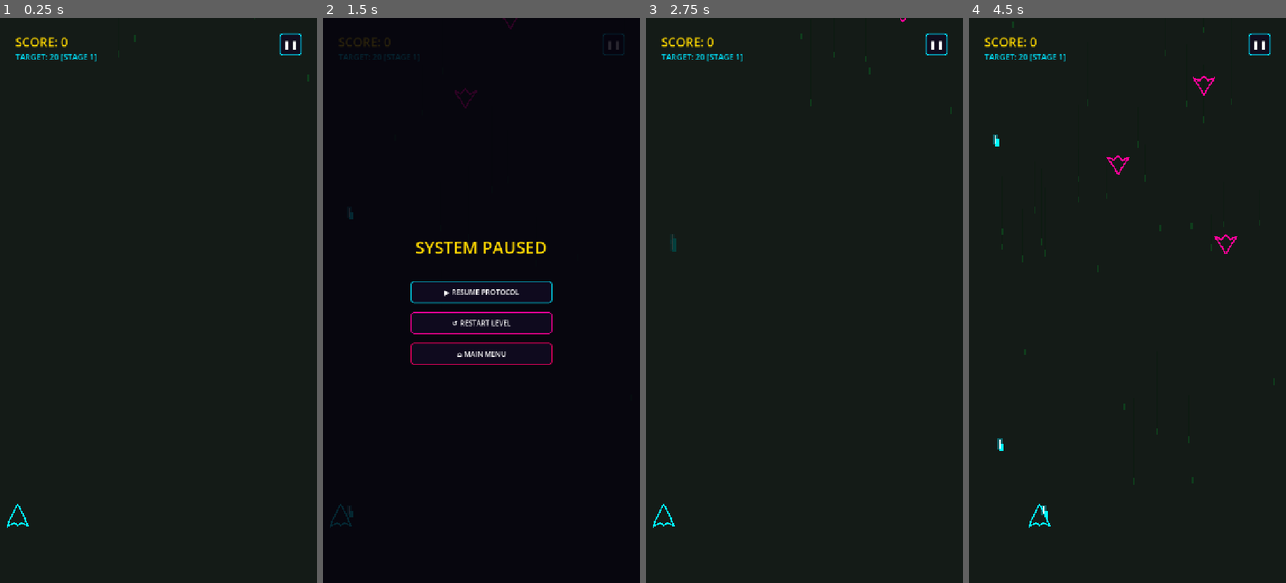
Above: before the commit, frames 1-4 (left to right).
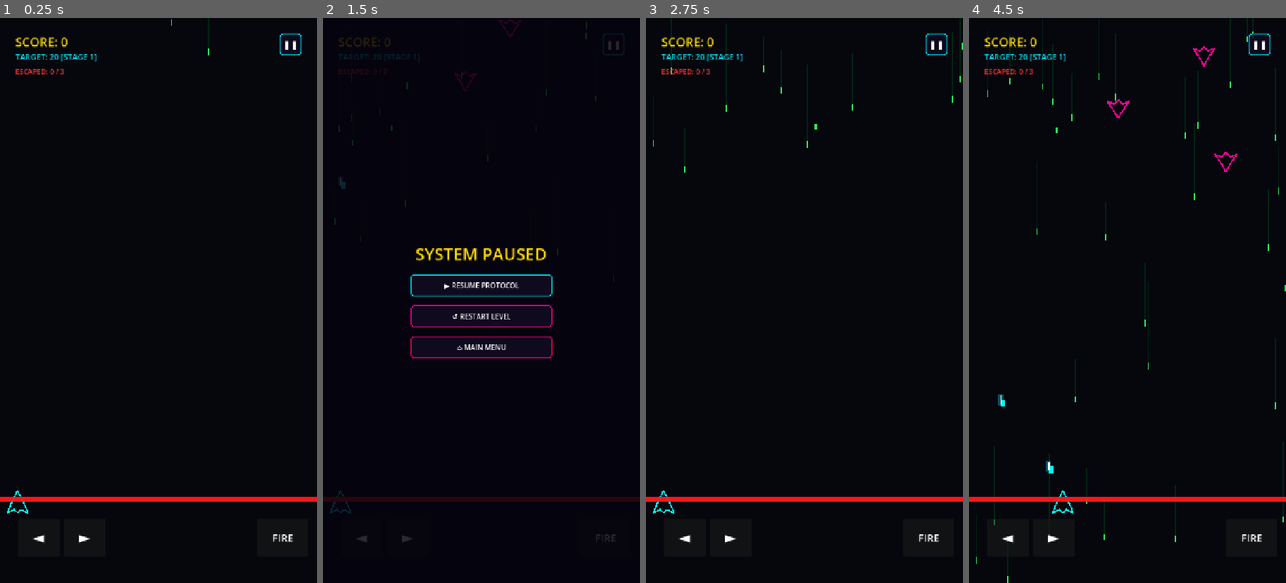
Above: after the commit, the same moments.

Repository: aghielaan22/orb-flow
Game: Godot game, scene res://space_shooter.tscn
Two runs of this game, one before a commit and one after it. Both use one fixed random seed, a clock stepped at 60 frames per second and the inputs below. This scene is started directly instead of the project's main scene. Sound files missing from this copy of the repository are replaced by a short silence.
Inputs (mouse positions are in pixels of both pictures, inside the frame that each line leads up to):
- Up to frame 1 (0.25 s): no input
- Up to frame 2 (1.5 s): click (605, 537) at 0.5 s, where only the run after the commit has a clickable "FIRE"; click "❚❚" at 1.25 s
- Up to frame 3 (2.75 s): click "↺ RESTART LEVEL" at 2 s
- Up to frame 4 (4.5 s): click (1007, 537) at 2.75 s, where only the run after the commit has a clickable "◄"; click (1054, 537) at 3.5 s, where only the run after the commit has a clickable "►"; tap Enter (ui_accept) at 4.25 s; move the mouse to (1197, 272) at 4.27 s; hold Right (ui_right) from 4.28 s (still down); hold Space from 4.28 s (still down); click (1197, 272) at 4.42 s

The runs differ from the first frame. In frame 1, 1.2% of the frame differs, in the area x 0-100%, y 0-93%; in frame 2, 4.4%; in frame 3, 1.4%; in frame 4, 2.1%.

Commit message:
feat finalise arcade controls , robust enemies and stuff

Diff:
--- a/main.gd
+++ b/main.gd
@@ -499,14 +499,17 @@
 		return
 
 	if event is InputEventMouseButton or event is InputEventScreenTouch:
-		if event.pressed:
-			start_drawing(event.position)
-		else:
-			stop_drawing()
+			# Transform local position to canvas coordinates to match scaled viewports
+			var pos = get_canvas_transform().affine_inverse() * event.position
+			if event.pressed:
+				start_drawing(pos)
+			else:
+				stop_drawing()
 
 	elif event is InputEventMouseMotion or event is InputEventScreenDrag:
 		if is_drawing:
-			add_point_to_line(event.position)
+			var pos = get_canvas_transform().affine_inverse() * event.position
+			add_point_to_line(pos)
 
 func toggle_pause() -> void:
 	is_paused = not is_paused
@@ -815,6 +818,8 @@
 		trigger_screen_flash(Color(1.0, 0.0, 0.4, 0.6), 0.3) # Crimson
 		trigger_screen_shake(12.0, 0.4)
 		print("OOF! Orb hit a hazard or went out of bounds!")
+
+		# Safely defer the reset to prevent physics callback crashes
 		call_deferred("reset_level")
 
 func submit_score_to_huawei_leaderboard(score: int) -> void:
--- a/moving_hazard.gd
+++ b/moving_hazard.gd
@@ -35,6 +35,14 @@
 		distance_traveled = 0.0
 
 func _on_body_entered(body: Node) -> void:
-	if body.name == "Player" or "Block" in body.name or "Ball" in body.name:
+	# Check if the body entering is the orb or any physics body we care about
+	if body.name == "Orb" or body.name == "Player" or "Ball" in body.name:
 		print("[Hazard] Hit by code-driven barrier: ", body.name)
-		get_tree().reload_current_scene()
+		var main_node = get_tree().current_scene
+		if main_node and main_node.has_method("reset_level"):
+			# Safely defer the reset to avoid physics callback errors
+			main_node.call_deferred("reset_level")
+		else:
+			get_tree().reload_current_scene()
+	else:
+		print("[Hazard] Collided with unknown body: ", body.name)
--- a/player_ship.gd
+++ b/player_ship.gd
@@ -1,76 +1,67 @@
 extends CharacterBody2D
 
-@export var speed: float = 600.0
+@export var speed: float = 650.0
 @export var bullet_scene: PackedScene = preload("res://bullet.tscn")
-@onready var muzzle: Node2D = $Muzzle
 
 var can_shoot: bool = true
 var fire_rate: float = 0.15
-var gyro_sensitivity: float = 35.0
 
 func _ready() -> void:
-	# Strip away any old placeholder ColorRects or rectangular sprites causing the box look
+	# Clean up any old placeholder nodes
 	for child in get_children():
-		if child is ColorRect or (child is Sprite2D and child.name != "Muzzle"):
+		if child is ColorRect or (child is Sprite2D and child.name != "Muzzle" and child.name != "ShipVisual"):
 			child.queue_free()
 
-	# Automatically generate a sleek cyberpunk fighter graphic
+	# Ensure visual exists if not in scene
 	if not has_node("ShipVisual"):
 		var ship_visual = Line2D.new()
 		ship_visual.name = "ShipVisual"
 		ship_visual.width = 3.5
-		ship_visual.default_color = Color(0.0, 0.95, 1.0) # Electric Cyan
-
-		# Aerodynamic fighter wedge points
+		ship_visual.default_color = Color(0.0, 0.95, 1.0)
 		var ship_points = [
-			Vector2(0, -28),     # Nose tip pointing up
-			Vector2(-10, -10),   # Left cockpit taper
-			Vector2(-24, 22),    # Left wing tip
-			Vector2(-8, 14),     # Left engine recess
-			Vector2(0, 20),      # Center tail notch
-			Vector2(8, 14),      # Right engine recess
-			Vector2(24, 22),     # Right wing tip
-			Vector2(10, -10),    # Right cockpit taper
-			Vector2(0, -28)      # Loop back to nose
+			Vector2(0, -28), Vector2(-10, -10), Vector2(-24, 22),
+			Vector2(-8, 14), Vector2(0, 20), Vector2(8, 14),
+			Vector2(24, 22), Vector2(10, -10), Vector2(0, -28)
 		]
 		for p in ship_points:
 			ship_visual.add_point(p)
 		add_child(ship_visual)
 
-		# Add a subtle engine glow under the ship
-		var engine_glow = Line2D.new()
-		engine_glow.name = "EngineGlow"
-		engine_glow.width = 6.0
-		engine_glow.default_color = Color(0.0, 0.5, 1.0, 0.6)
-		engine_glow.add_point(Vector2(-6, 16))
-		engine_glow.add_point(Vector2(6, 16))
-		add_child(engine_glow)
-
 func _physics_process(delta: float) -> void:
 	var screen_width = get_viewport_rect().size.x
+	if screen_width <= 0:
+		screen_width = 720.0
 
-	# 1. Mobile Gyroscope / Accelerometer Tilt
-	var accel = Input.get_accelerometer()
-	if accel.x != 0.0:
-		var tilt_dir = clamp(accel.x * gyro_sensitivity, -1.0, 1.0)
-		global_position.x += tilt_dir * speed * delta
-	else:
-		# 2. PC Keyboard Fallback (A/D or Arrow keys)
-		var direction := 0.0
+	var direction := 0.0
+	var space_shooter_node = get_parent()
+
+	# 1. Read Left/Right arcade button input from space_shooter.gd
+	if space_shooter_node and "input_dir" in space_shooter_node:
+		direction = space_shooter_node.input_dir
+
+	# 2. PC Keyboard Fallback (A/D or Arrow keys for testing)
+	if direction == 0.0:
 		if Input.is_key_pressed(KEY_A) or Input.is_action_pressed("ui_left"):
 			direction -= 1.0
 		if Input.is_key_pressed(KEY_D) or Input.is_action_pressed("ui_right"):
 			direction += 1.0
 
-		velocity.x = direction * speed
-		move_and_slide()
+	# Move ship horizontally
+	global_position.x += direction * speed * delta
 
-	# Keep player locked to the bottom area and inside horizontal bounds
+	# Keep player locked within horizontal bounds and fixed at the bottom
 	global_position.x = clamp(global_position.x, 40.0, screen_width - 40.0)
-	global_position.y = get_viewport_rect().size.y - 150.0
+	global_position.y = get_viewport_rect().size.y - 180.0 if get_viewport_rect().size.y > 0 else 1100.0
 
-	# Continuous shooting (Spacebar or holding touch/click)
-	if can_shoot and (Input.is_key_pressed(KEY_SPACE) or Input.is_mouse_button_pressed(MOUSE_BUTTON_LEFT)):
+	# 3. Read FIRE button input (or Spacebar on PC)
+	var is_firing = false
+	if space_shooter_node and "firing_pressed" in space_shooter_node:
+		is_firing = space_shooter_node.firing_pressed
+
+	if not is_firing:
+		is_firing = Input.is_key_pressed(KEY_SPACE) or Input.is_action_pressed("ui_accept")
+
+	if is_firing and can_shoot:
 		shoot()
 
 func shoot() -> void:
@@ -79,7 +70,9 @@
 
 	can_shoot = false
 	var bullet = bullet_scene.instantiate()
-	bullet.global_position = muzzle.global_position
+
+	# Force bullet to spawn directly at the ship's exact top nose tip
+	bullet.global_position = global_position + Vector2(0, -40)
 
 	if not bullet.has_node("OuterGlow"):
 		var outer_glow = Line2D.new()
--- a/project.godot
+++ b/project.godot
@@ -24,7 +24,7 @@
 window/size/viewport_width=720
 window/size/viewport_height=1280
 window/stretch/mode="canvas_items"
-window/stretch/aspect="keep_width"
+window/stretch/aspect="expand"
 window/handheld/orientation=1
 
 [physics]
@@ -36,3 +36,4 @@
 rendering_device/driver.windows="d3d12"
 renderer/rendering_method="mobile"
 textures/vram_compression/import_etc2_astc=true
+environment/defaults/default_clear_color=Color(0, 0, 0, 1)
--- a/space_shooter.gd
+++ b/space_shooter.gd
@@ -1,4 +1,7 @@
 extends Node2D
+
+static var input_dir: float = 0.0
+static var firing_pressed: bool = false
 
 static var current_level: int = 2
 var score: int = 0
@@ -6,6 +9,7 @@
 
 var screen_size: Vector2 = Vector2(720, 1280)
 
+var player_ship: Node = null
 var enemies: Array = []
 var enemy_bullets: Array = []
 var hazards: Array = []
@@ -16,11 +20,21 @@
 
 var score_label: Label = null
 var target_label: Label = null
+var defense_label: Label = null
+
+var escaped_enemies: int = 0
+var max_escaped_allowed: int = 3
+
 var is_game_over: bool = false
 var is_paused: bool = false
 
 func _ready() -> void:
 	process_mode = Node.PROCESS_MODE_ALWAYS
+
+	# Fix stretch/window aspect ratio to eliminate grey side bars on mobile
+	get_window().content_scale_mode = Window.CONTENT_SCALE_MODE_CANVAS_ITEMS
+	get_window().content_scale_aspect = Window.CONTENT_SCALE_ASPECT_EXPAND
+
 	match main_game_level():
 		2: target_score = 15
 		4: target_score = 25
@@ -29,6 +43,10 @@
 
 	setup_matrix_background()
 	setup_ui()
+
+	# Locate the PlayerShip node already placed in your scene tree
+	player_ship = get_node_or_null("PlayerShip")
+
 	print("[Space Shooter] Initialized Level ", main_game_level(), " | Target Score: ", target_score)
 
 func main_game_level() -> int:
@@ -49,7 +67,7 @@
 		if event.keycode == KEY_ESCAPE or event.keycode == KEY_P:
 			toggle_pause_menu()
 		elif not is_paused:
-			if event.keycode == KEY_R or event.keycode == KEY_R:
+			if event.keycode == KEY_R:
 				get_tree().reload_current_scene()
 			elif event.keycode == KEY_N:
 				on_victory()
@@ -72,9 +90,8 @@
 	var canvas = CanvasLayer.new()
 	canvas.name = "PauseOverlay"
 	canvas.layer = 100
-	canvas.process_mode = Node.PROCESS_MODE_ALWAYS # Keeps the menu running while paused
-
-	# Dim backdrop
+	canvas.process_mode = Node.PROCESS_MODE_ALWAYS
+
 	var dark_rect = ColorRect.new()
 	dark_rect.color = Color(0.02, 0.01, 0.05, 0.85)
 	dark_rect.set_anchors_and_offsets_preset(Control.PRESET_FULL_RECT)
@@ -97,30 +114,19 @@
 	title.add_theme_color_override("font_color", Color(1.0, 0.85, 0.0))
 	vbox.add_child(title)
 
-	var spacer = Control.new()
-	spacer.custom_minimum_size = Vector2(0, 10)
-	vbox.add_child(spacer)
-
-	# Resume Button
 	create_overlay_button(vbox, "▶ RESUME PROTOCOL", Color(0.0, 0.9, 1.0), func():
 		toggle_pause_menu()
 	)
-
-	# Restart Button
 	create_overlay_button(vbox, "↺ RESTART LEVEL", Color(1.0, 0.0, 0.6), func():
 		get_tree().paused = false
 		var overlay = get_tree().root.get_node_or_null("PauseOverlay")
-		if overlay:
-			overlay.queue_free()
+		if overlay: overlay.queue_free()
 		get_tree().reload_current_scene()
 	)
-
-	# Menu Button
 	create_overlay_button(vbox, "⌂ MAIN MENU", Color(1.0, 0.0, 0.4), func():
 		get_tree().paused = false
 		var overlay = get_tree().root.get_node_or_null("PauseOverlay")
-		if overlay:
-			overlay.queue_free()
+		if overlay: overlay.queue_free()
 		get_tree().change_scene_to_file("res://menu.tscn")
 	)
 
@@ -174,6 +180,12 @@
 
 func spawn_enemy() -> void:
 	var enemy = Area2D.new()
+	enemy.name = "Enemy"
+
+	var enemy_script = load("res://enemy.gd")
+	if enemy_script:
+		enemy.set_script(enemy_script)
+
 	var spawn_x = randf_range(60, screen_size.x - 60)
 	enemy.position = Vector2(spawn_x, -40)
 
@@ -204,12 +216,17 @@
 func _on_enemy_body_entered(body: Node, _enemy: Area2D) -> void:
 	if is_game_over:
 		return
-	if body.name == "PlayerShip" or "Player" in body.name:
+	if body.name == "PlayerShip" or "Player" in body.name or body is CharacterBody2D:
 		on_player_hit()
 
 func _on_enemy_area_entered(area: Area2D, enemy: Area2D) -> void:
 	if is_game_over or not is_instance_valid(enemy):
 		return
+
+	# Ignore enemy bullets so enemies don't hit themselves
+	if "Enemy" in area.name:
+		return
+
 	if area.is_in_group("bullets") or "Bullet" in area.name or "bullet" in area.name:
 		if is_instance_valid(area):
 			area.queue_free()
@@ -234,6 +251,7 @@
 		return
 
 	var bullet = Area2D.new()
+	bullet.name = "EnemyBullet"
 	bullet.position = shooter.position + Vector2(0, 25)
 
 	var shape = CollisionShape2D.new()
@@ -249,18 +267,8 @@
 	visual.add_point(Vector2(0, 5))
 	bullet.add_child(visual)
 
-	bullet.body_entered.connect(_on_bullet_body_entered.bind(bullet))
-
 	add_child(bullet)
 	enemy_bullets.append(bullet)
-
-func _on_bullet_body_entered(body: Node, bullet: Area2D) -> void:
-	if is_game_over:
-		return
-	if body.name == "PlayerShip" or "Player" in body.name:
-		on_player_hit()
-		if is_instance_valid(bullet):
-			bullet.queue_free()
 
 func spawn_green_hazard() -> void:
 	var hazard = Area2D.new()
@@ -291,7 +299,7 @@
 func _on_hazard_body_entered(body: Node, _hazard: Area2D) -> void:
 	if is_game_over:
 		return
-	if body.name == "PlayerShip" or "Player" in body.name:
+	if body.name == "PlayerShip" or "Player" in body.name or body is CharacterBody2D:
 		on_player_hit()
 
 func _on_hazard_area_entered(area: Area2D, hazard: Area2D) -> void:
@@ -312,14 +320,15 @@
 	spark.global_position = pos
 	spark.emitting = true
 	spark.one_shot = true
-	spark.amount = 12
-	spark.lifetime = 0.3
+	spark.amount = 16
+	spark.lifetime = 0.4
 	spark.explosiveness = 1.0
-	spark.initial_velocity_min = 80.0
-	spark.initial_velocity_max = 180.0
-	spark.scale_amount_min = 3.0
-	spark.scale_amount_max = 6.0
+	spark.initial_velocity_min = 100.0
+	spark.initial_velocity_max = 220.0
+	spark.scale_amount_min = 4.0
+	spark.scale_amount_max = 7.0
 	spark.color = spark_color
+	spark.process_mode = Node.PROCESS_MODE_ALWAYS # Keep playing even when paused
 	add_child(spark)
 
 	var timer = get_tree().create_timer(0.4)
@@ -330,35 +339,62 @@
 		spark.queue_free()
 
 func update_projectiles_and_enemies(delta: float) -> void:
-	var speed = 220.0 if main_game_level() == 2 else 300.0
+	# Defense Red Line threshold position
+	var red_line_y = screen_size.y - 190.0
+
 	for i in range(enemies.size() - 1, -1, -1):
 		var e = enemies[i]
 		if is_instance_valid(e):
-			e.position.y += speed * delta
-			if e.position.y > screen_size.y + 50:
+			if e.position.y >= red_line_y:
+				escaped_enemies += 1
+				update_ui()
+				spawn_hit_spark(e.global_position, Color(1.0, 0.1, 0.1))
+
+				enemies.remove_at(i)
 				e.queue_free()
-				enemies.remove_at(i)
+
+				if escaped_enemies >= max_escaped_allowed and not is_game_over:
+					on_player_hit()
+		else:
+			enemies.remove_at(i)
 
 	for i in range(enemy_bullets.size() - 1, -1, -1):
 		var b = enemy_bullets[i]
 		if is_instance_valid(b):
-			b.position.y += 420.0 * delta
-			if b.position.y > screen_size.y + 50:
+			b.position.y += 450.0 * delta
+
+			if is_instance_valid(player_ship):
+				if b.global_position.distance_to(player_ship.global_position) < 35.0:
+					b.queue_free()
+					enemy_bullets.remove_at(i)
+					on_player_hit()
+					continue
+
+			if b.position.y > screen_size.y + 100:
 				b.queue_free()
 				enemy_bullets.remove_at(i)
+		else:
+			enemy_bullets.remove_at(i)
 
 	for i in range(hazards.size() - 1, -1, -1):
 		var h = hazards[i]
 		if is_instance_valid(h):
 			h.position.y += 180.0 * delta
-			if h.position.y > screen_size.y + 50:
+			if h.position.y > screen_size.y + 100:
 				h.queue_free()
 				hazards.remove_at(i)
+		else:
+			hazards.remove_at(i)
 
 func on_player_hit() -> void:
 	if is_game_over:
 		return
 	is_game_over = true
+
+	# Spawn explosion spark at player ship position and remove ship with visual flair
+	if is_instance_valid(player_ship):
+		spawn_hit_spark(player_ship.global_position, Color(0.0, 0.9, 1.0))
+		player_ship.queue_free()
 
 	get_tree().paused = true
 	var gameover_overlay = load("res://game_overlays.gd").new(false, main_game_level(), score)
@@ -407,52 +443,70 @@
 	var canvas = CanvasLayer.new()
 	canvas.layer = 5
 
-	# Score Label
 	score_label = Label.new()
 	score_label.position = Vector2(35, 35)
 	score_label.add_theme_font_size_override("font_size", 28)
 	score_label.add_theme_color_override("font_color", Color(1.0, 0.85, 0.0))
 	canvas.add_child(score_label)
 
-	# Target Label
 	target_label = Label.new()
 	target_label.position = Vector2(35, 75)
 	target_label.add_theme_font_size_override("font_size", 18)
 	target_label.add_theme_color_override("font_color", Color(0.0, 0.9, 1.0))
 	canvas.add_child(target_label)
 
-	# --- TOP-RIGHT PAUSE BUTTON ---
+	defense_label = Label.new()
+	defense_label.position = Vector2(35, 110)
+	defense_label.add_theme_font_size_override("font_size", 16)
+	defense_label.add_theme_color_override("font_color", Color(1.0, 0.2, 0.2))
+	canvas.add_child(defense_label)
+
+	# Pause Button (Top Right)
 	var pause_btn = Button.new()
-	pause_btn.text = "❚❚" # Pause icon symbol
+	pause_btn.text = "❚❚"
 	pause_btn.custom_minimum_size = Vector2(50, 50)
-
-	# Anchor to top right with some padding (screen_size.x is 720)
 	pause_btn.position = Vector2(screen_size.x - 85, 35)
 	pause_btn.add_theme_font_size_override("font_size", 20)
 	pause_btn.add_theme_color_override("font_color", Color(1.0, 1.0, 1.0))
 
-	# Cyberpunk style matching your theme
-	var pause_style = StyleBoxFlat.new()
-	pause_style.bg_color = Color(0.06, 0.04, 0.12, 0.9)
-	pause_style.border_width_left = 2
-	pause_style.border_width_top = 2
-	pause_style.border_width_right = 2
-	pause_style.border_width_bottom = 2
-	pause_style.border_color = Color(0.0, 0.9, 1.0) # Cyan border
-	pause_style.corner_radius_top_left = 6
-	pause_style.corner_radius_top_right = 6
-	pause_style.corner_radius_bottom_left = 6
-	pause_style.corner_radius_bottom_right = 6
-
+	var pause_style = create_arcade_button_style(Color(0.0, 0.9, 1.0))
 	pause_btn.add_theme_stylebox_override("normal", pause_style)
 	pause_btn.add_theme_stylebox_override("hover", pause_style)
 	pause_btn.add_theme_stylebox_override("pressed", pause_style)
-
-	# Connect click event to toggle your pause menu
-	pause_btn.pressed.connect(func():
-		toggle_pause_menu()
-	)
+	pause_btn.pressed.connect(func(): toggle_pause_menu())
 	canvas.add_child(pause_btn)
+
+	# --- EXTRA-THICK DEFENSE RED LINE VISUAL (Width: 10.0) ---
+	var red_line_y = screen_size.y - 190.0
+	var red_line = Line2D.new()
+	red_line.width = 10.0
+	red_line.default_color = Color(1.0, 0.1, 0.1, 0.95)
+	red_line.add_point(Vector2(0, red_line_y))
+	red_line.add_point(Vector2(screen_size.x, red_line_y))
+	canvas.add_child(red_line)
+
+	# --- VIRTUAL ARCADE CONTROLS ---
+
+	# Left Button (Bottom Left) - Size 95x85
+	var left_btn = create_control_button("◄", Vector2(40, screen_size.y - 145), Vector2(95, 85), Color(0.0, 0.9, 1.0))
+	left_btn.add_theme_font_size_override("font_size", 34)
+	left_btn.button_down.connect(func(): input_dir = -1.0)
+	left_btn.button_up.connect(func(): if input_dir == -1.0: input_dir = 0.0)
+	canvas.add_child(left_btn)
+
+	# Right Button (Bottom Left, beside Left) - Size 95x85
+	var right_btn = create_control_button("►", Vector2(145, screen_size.y - 145), Vector2(95, 85), Color(0.0, 0.9, 1.0))
+	right_btn.add_theme_font_size_override("font_size", 34)
+	right_btn.button_down.connect(func(): input_dir = 1.0)
+	right_btn.button_up.connect(func(): if input_dir == 1.0: input_dir = 0.0)
+	canvas.add_child(right_btn)
+
+	# Fire Button (Bottom Right) - Size 115x85
+	var shoot_btn = create_control_button("FIRE", Vector2(screen_size.x - 135, screen_size.y - 145), Vector2(115, 85), Color(1.0, 0.0, 0.5))
+	shoot_btn.add_theme_font_size_override("font_size", 24)
+	shoot_btn.button_down.connect(func(): firing_pressed = true)
+	shoot_btn.button_up.connect(func(): firing_pressed = false)
+	canvas.add_child(shoot_btn)
 
 	update_ui()
 	add_child(canvas)
@@ -462,10 +516,50 @@
 		score_label.text = "SCORE: " + str(score)
 	if target_label:
 		target_label.text = "TARGET: " + str(target_score) + " [STAGE " + str(main_game_level()) + "]"
+	if defense_label:
+		defense_label.text = "ESCAPED: " + str(escaped_enemies) + " / " + str(max_escaped_allowed)
+
+func create_control_button(txt: String, pos: Vector2, min_size: Vector2, border_color: Color) -> Button:
+	var btn = Button.new()
+	btn.text = txt
+	btn.custom_minimum_size = min_size
+	btn.position = pos
+	btn.add_theme_font_size_override("font_size", 26)
+	btn.add_theme_color_override("font_color", Color(1.0, 1.0, 1.0))
+
+	var style = StyleBoxFlat.new()
+	style.bg_color = Color(0.06, 0.04, 0.12, 0.85)
+	style.border_width_left = 2
+	style.border_width_top = 2
+	style.border_width_right = 2
+	style.border_width_bottom = 2
+	style.border_color = border_color
+	style.corner_radius_top_left = 8
+	style.corner_radius_top_right = 8
+	style.corner_radius_bottom_left = 8
+	style.corner_radius_bottom_right = 8
+	return btn
+
+func create_arcade_button_style(border_color: Color) -> StyleBoxFlat:
+	var style = StyleBoxFlat.new()
+	style.bg_color = Color(0.06, 0.04, 0.12, 0.85)
+	style.border_width_left = 2
+	style.border_width_top = 2
+	style.border_width_right = 2
+	style.border_width_bottom = 2
+	style.border_color = border_color
+	style.corner_radius_top_left = 8
+	style.corner_radius_top_right = 8
+	style.corner_radius_bottom_left = 8
+	style.corner_radius_bottom_right = 8
+	return style
 
 func setup_matrix_background() -> void:
 	var matrix_bg = MatrixBackground.new()
+	matrix_bg.name = "MatrixBackground"
 	matrix_bg.set_anchors_and_offsets_preset(Control.PRESET_FULL_RECT)
+	matrix_bg.mouse_filter = Control.MOUSE_FILTER_IGNORE
+
 	add_child(matrix_bg)
 	move_child(matrix_bg, 0)
 
@@ -474,10 +568,11 @@
 
 	func _ready() -> void:
 		set_anchors_and_offsets_preset(Control.PRESET_FULL_RECT)
+		mouse_filter = Control.MOUSE_FILTER_IGNORE
 		randomize()
-		for i in range(35):
+		for i in range(40):
 			drops.append({
-				"x": randf_range(20, 700),
+				"x": randf_range(0, 720),
 				"y": randf_range(-1280, 0),
 				"speed": randf_range(300, 600),
 				"length": randf_range(80, 200)
@@ -488,11 +583,11 @@
 			drop["y"] += drop["speed"] * delta
 			if drop["y"] > 1280:
 				drop["y"] = randf_range(-400, -50)
-				drop["x"] = randf_range(20, 700)
+				drop["x"] = randf_range(0, 720)
 		queue_redraw()
 
 	func _draw() -> void:
-		draw_rect(Rect2(0, 0, size.x, size.y), Color(0.02, 0.05, 0.03, 1.0))
+		draw_rect(Rect2(0, 0, 720, 1280), Color(0.02, 0.03, 0.05, 1.0))
 
 		for drop in drops:
 			var start_pos = Vector2(drop["x"], drop["y"] - drop["length"])
--- a/space_shooter.tscn
+++ b/space_shooter.tscn
@@ -9,11 +9,6 @@
 [node name="SpaceShooter" type="Node2D" unique_id=1807301991 groups=["enemies"]]
 script = ExtResource("1_yyf3e")
 
-[node name="Background" type="ColorRect" parent="." unique_id=2051068152]
-offset_right = 720.0
-offset_bottom = 1280.0
-color = Color(0.019607844, 0.050980393, 0.03137255, 0.78431374)
-
 [node name="PlayerShip" type="CharacterBody2D" parent="." unique_id=250421668]
 script = ExtResource("1_sln81")
 
@@ -24,7 +19,7 @@
 shape = SubResource("RectangleShape2D_xrivr")
 
 [node name="Muzzle" type="Node2D" parent="PlayerShip" unique_id=1767021728]
-position = Vector2(20, 0)
+position = Vector2(0, -10)
 
 [node name="EnemyTimer" type="Timer" parent="." unique_id=1355598015]
 wait_time = 1.2
Not shown, changed: Orb Flow.apk
Not shown, changed: Orb Flow.apk.idsig
